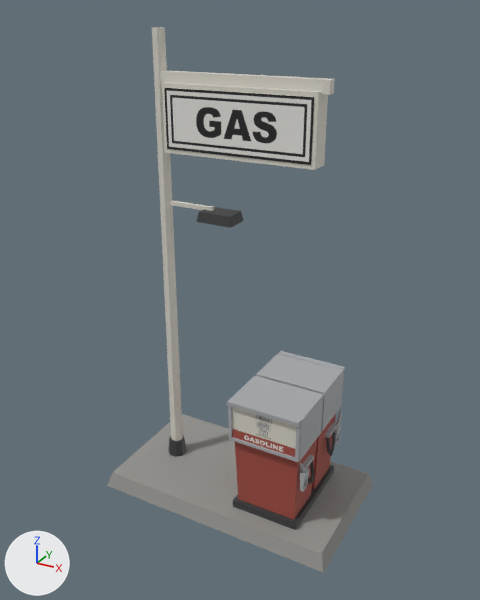
The Blender file assets/models/src/gas-pump.blend, before and after one commit.
Rendered twice from a 50 mm camera at (2.53, -5.06, 4.7) aimed at (-0.23, -0.03, 2.19). Arrows for +X, +Y and +Z are at lower left; the lights stay in place. The older version comes first.

Names of what the first picture shows: 'GasPump'.
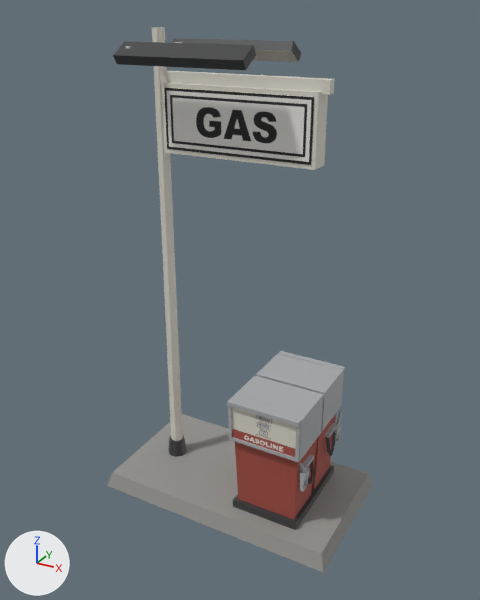
Changed parts and their boxes (x1, y1, x2, y2) in the pictures (480 x 600 px):
part 1 of me_gaspump, deleted: before (170, 200, 214, 211)
part 2 of me_gaspump, deleted: before (197, 207, 244, 228)
part 3 of me_gaspump, added: after (113, 38, 301, 70)

What changed in the scene script:
```text
Change me_gaspump:
    used by ob_gaspump; location = (0.0, 0.0, 0.0)
    remove me_gaspump.from_pydata(...)  # 372 vertices, 280 faces; spans x -1.5..1.0, y -0.7..0.7, z 0.0..4.55
    add me_gaspump.from_pydata(...)  # 380 vertices, 286 faces; spans x -1.5..1.0, y -0.7..0.7, z 0.0..4.55
    me_gaspump part 1: the loose piece of 8 vertices spanning x -1.05..-0.53, y -0.02..0.02, z 3.0..3.04 is deleted
    me_gaspump part 2: the loose piece of 8 vertices spanning x -0.64..-0.28, y -0.12..0.12, z 2.91..3.01 is deleted
    me_gaspump part 3
    8 vertices are added at x -1.14, y -0.52..0.52, z 4.28..4.45
    8 new vertices lie (1.2, 0.0, 0.0) away from vertices in x -1.14, y -0.52..0.52, z 4.28..4.45
    10 new faces join them, mat_pumptrim (dark grey #3c3d3e)
    2 new faces join them, mat_pumpbody (light grey #dad6cb)
    other edits to the shape of me_gaspump do not show in these pictures
```
